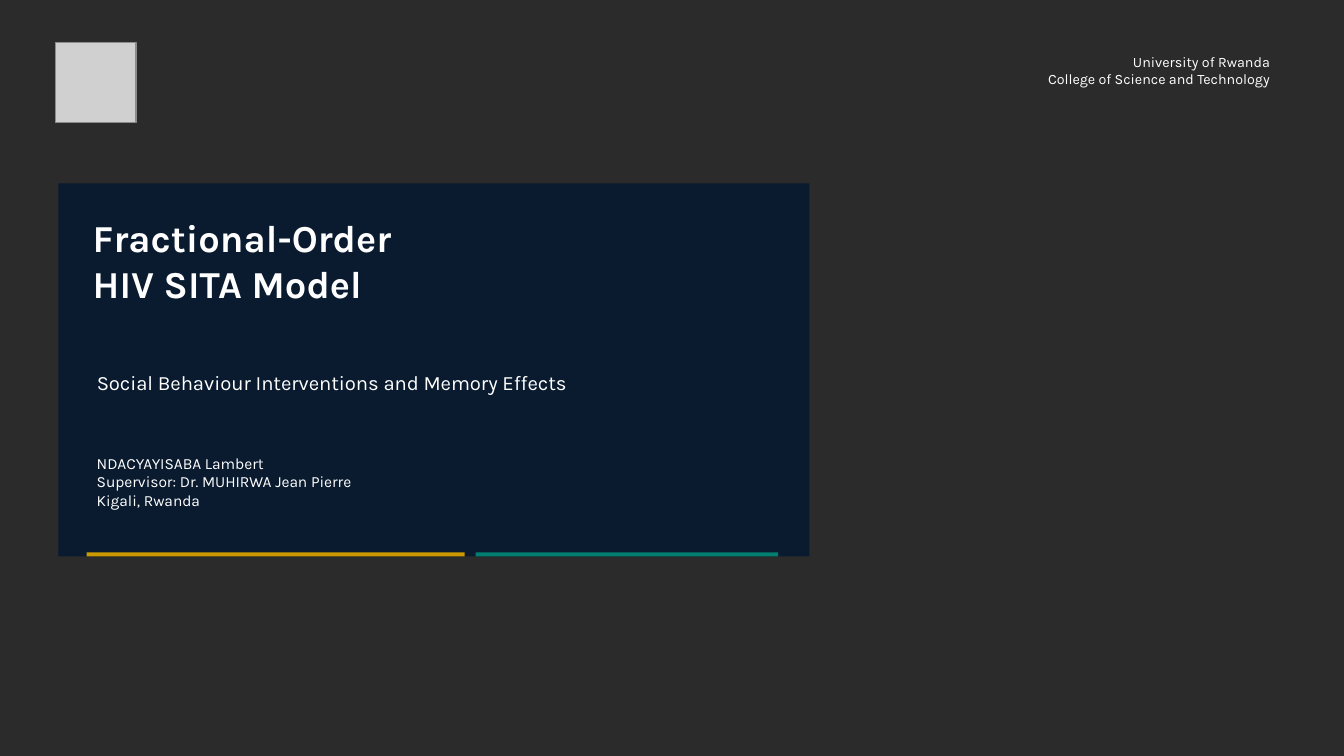
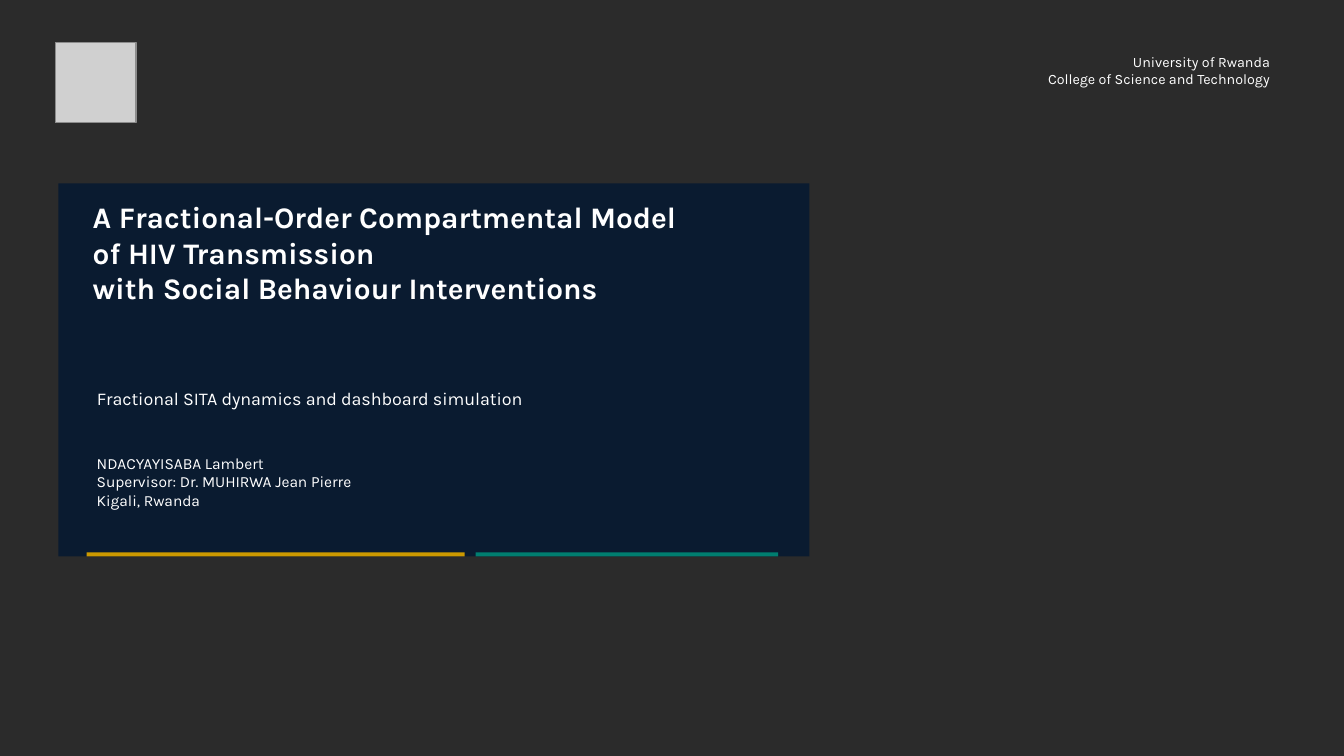
Before and after one commit to Lambert-01/HIV-MODEL, a slide deck: slide 1 of presentation/FracHIV_SITA_Presentation.pptx. Drawn at 1344x756 pixels with LibreOffice and Linux fonts; fonts in the diff are those of the drawing; grey boxes stand for pictures; background and template pictures are left out; a plain dark background stands for a picture behind light text. Boxes give left, top, right and bottom in pixels: in the first picture for what was removed or moved away, otherwise in the second. Text is boxed around its words. In the diff, an @@ line names an element or a change of style, - is before the commit and + after.

```diff
--- a/presentation/FracHIV_SITA_Presentation.pptx
+++ b/presentation/FracHIV_SITA_Presentation.pptx
@@ text at (93,206,676,300): text changed; size 27.2 to 21.2 pt @@
-Fractional-Order
-HIV SITA Model
+A Fractional-Order Compartmental Model
+of HIV Transmission
+with Social Behaviour Interventions
@@ text at (97,392,523,410): text changed; size 14.4 to 12.8 pt @@
-Social Behaviour Interventions and Memory Effects
+Fractional SITA dynamics and dashboard simulation
```
Also in this commit, not shown: 1 other slide changed, 10 other files.
